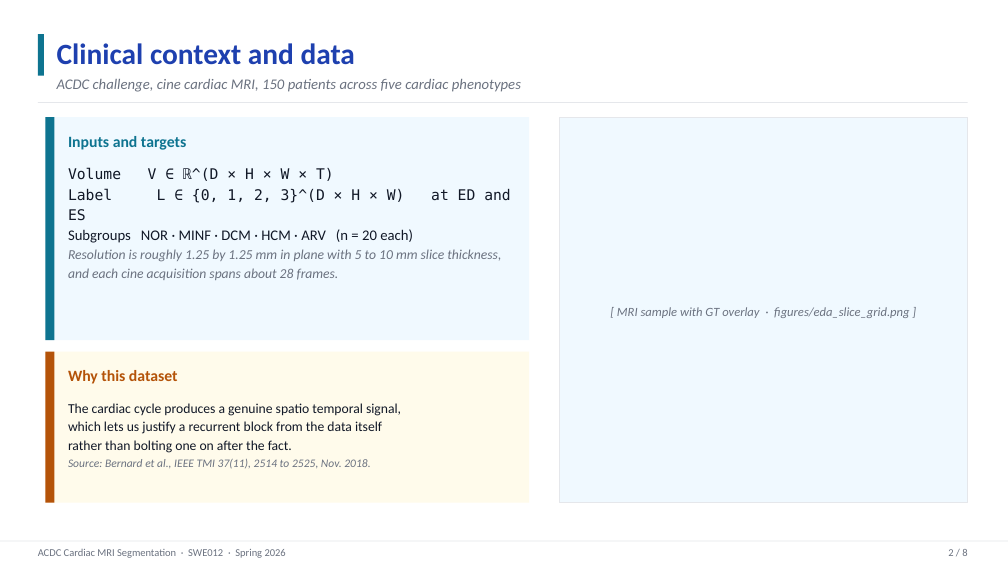
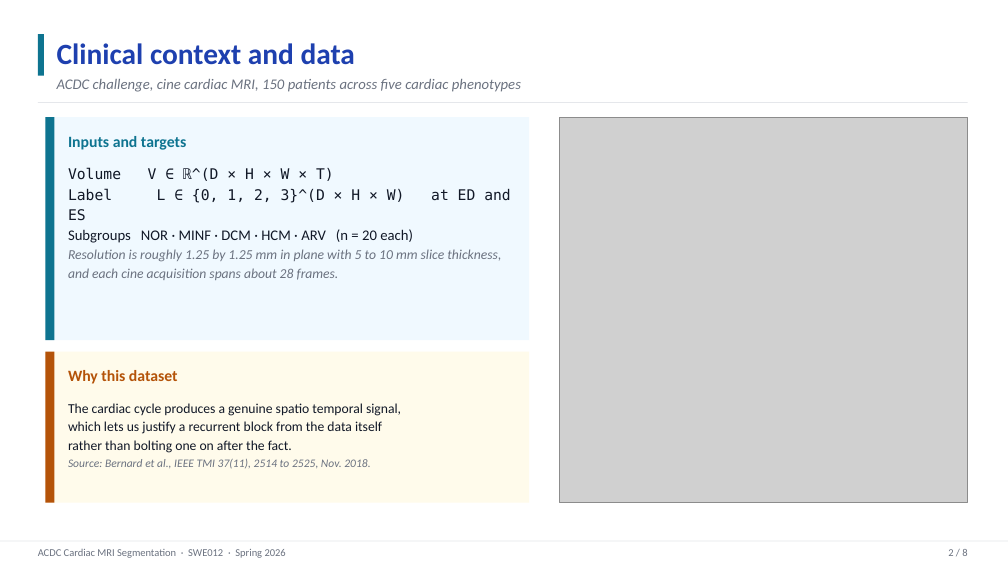
Before and after one commit to ekarau/Deep-Learning-with-Python-Project-2, a slide deck: slide 2 of docs/presentation.pptx. Drawn at 1008x567 pixels with LibreOffice and Linux fonts; fonts in the diff are those of the drawing; grey boxes stand for pictures. Boxes give left, top, right and bottom in pixels: in the first picture for what was removed or moved away, otherwise in the second. Text is boxed around its words. In the diff, an @@ line names an element or a change of style, - is before the commit and + after.

```diff
--- a/docs/presentation.pptx
+++ b/docs/presentation.pptx
@@ rectangle removed at (560,117,968,503) @@
@@ picture added at (560,117,968,503) @@
@@ text removed at (617,307,910,318) @@
-[ MRI sample with GT overlay · figures/eda_slice_grid.png ]
```
Also in this commit, not shown: 2 other slides changed, 25 other files.
